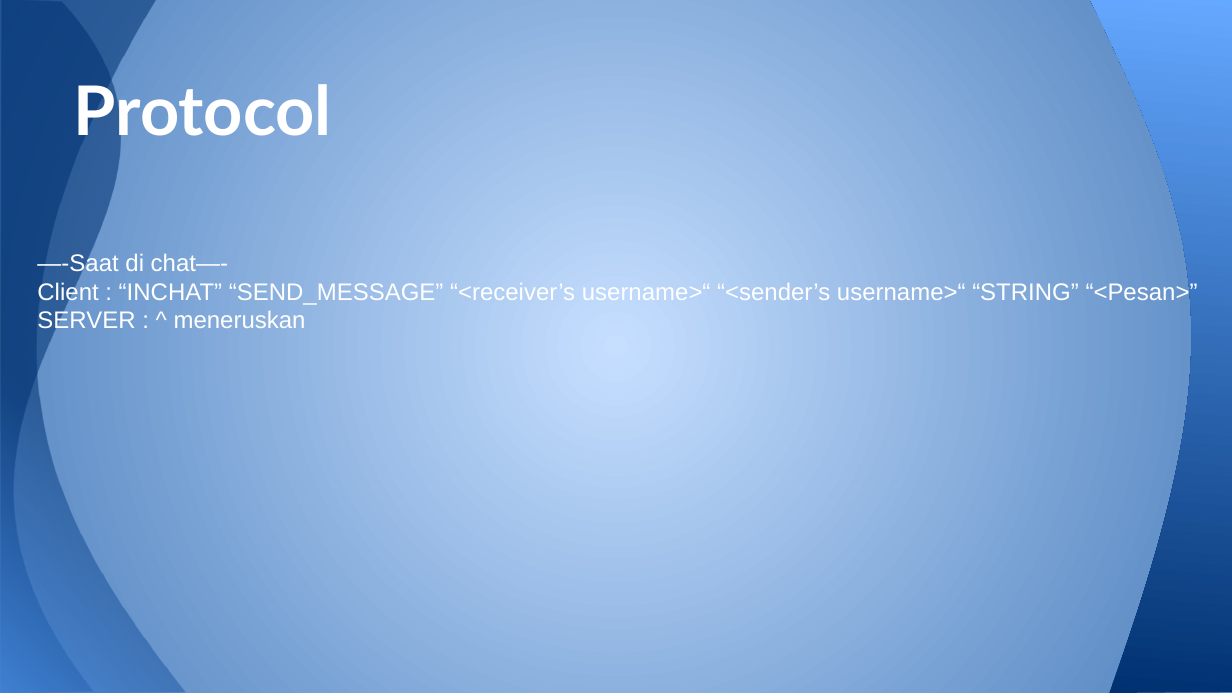
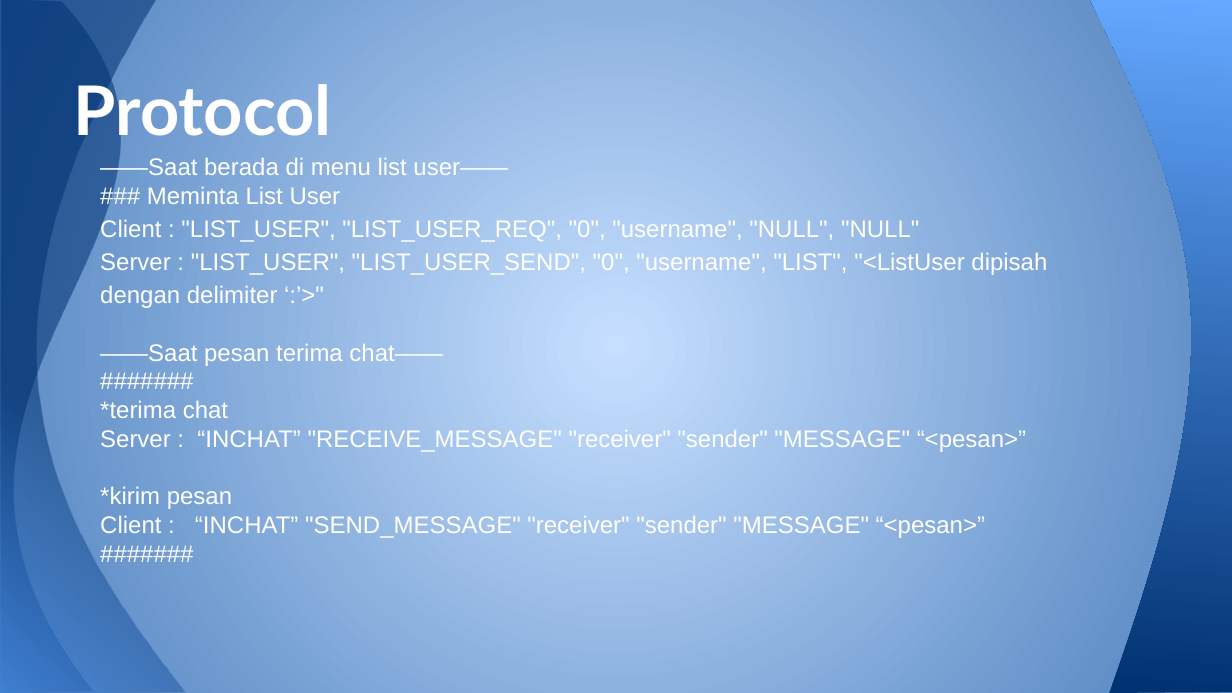
Before and after one commit to iskandarzun/KIJ, a slide deck: slide 4 of KIJ - Chat Secure.pptx (slide 6 before the commit). Drawn at 1232x693 pixels with LibreOffice and Linux fonts; fonts in the diff are those of the drawing. Boxes give left, top, right and bottom in pixels: in the first picture for what was removed or moved away, otherwise in the second. Text is boxed around its words. In the diff, an @@ line names an element or a change of style, - is before the commit and + after.

```diff
--- a/KIJ - Chat Secure.pptx
+++ b/KIJ - Chat Secure.pptx
@@ text added at [100,156,1047,538], 14 pt, text #FFFFFF @@
+——Saat berada di menu list user——
+### Meminta List User
+Client : "LIST_USER", "LIST_USER_REQ", "0", "username", "NULL", "NULL"
+Server : "LIST_USER", "LIST_USER_SEND", "0", "username", "LIST", "<ListUser dipisah dengan delimiter ‘:’>"
+——Saat pesan terima chat——
+#######
+*terima chat
+Server : “INCHAT” "RECEIVE_MESSAGE" "receiver" "sender" "MESSAGE" “<pesan>”
+*kirim pesan
+Client : “INCHAT” "SEND_MESSAGE" "receiver" "sender" "MESSAGE" “<pesan>”
+#######
@@ text removed at [37,252,1198,334] @@
-—-Saat di chat—-
-Client : “INCHAT” “SEND_MESSAGE” “<receiver’s username>“ “<sender’s username>“ “STRING” “<Pesan>”
-SERVER : ^ meneruskan
```
Also in this commit, not shown: 5 other slides changed, 2 slides added, 3 slides removed.
